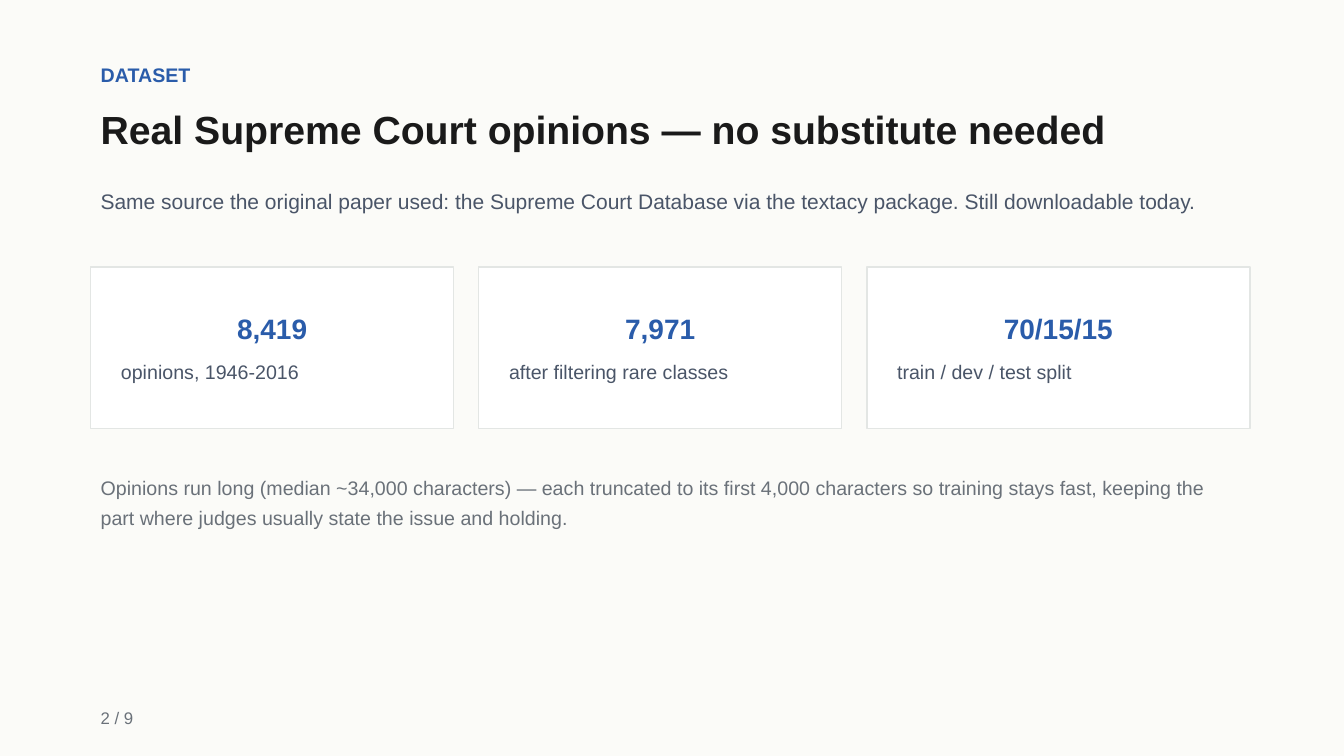
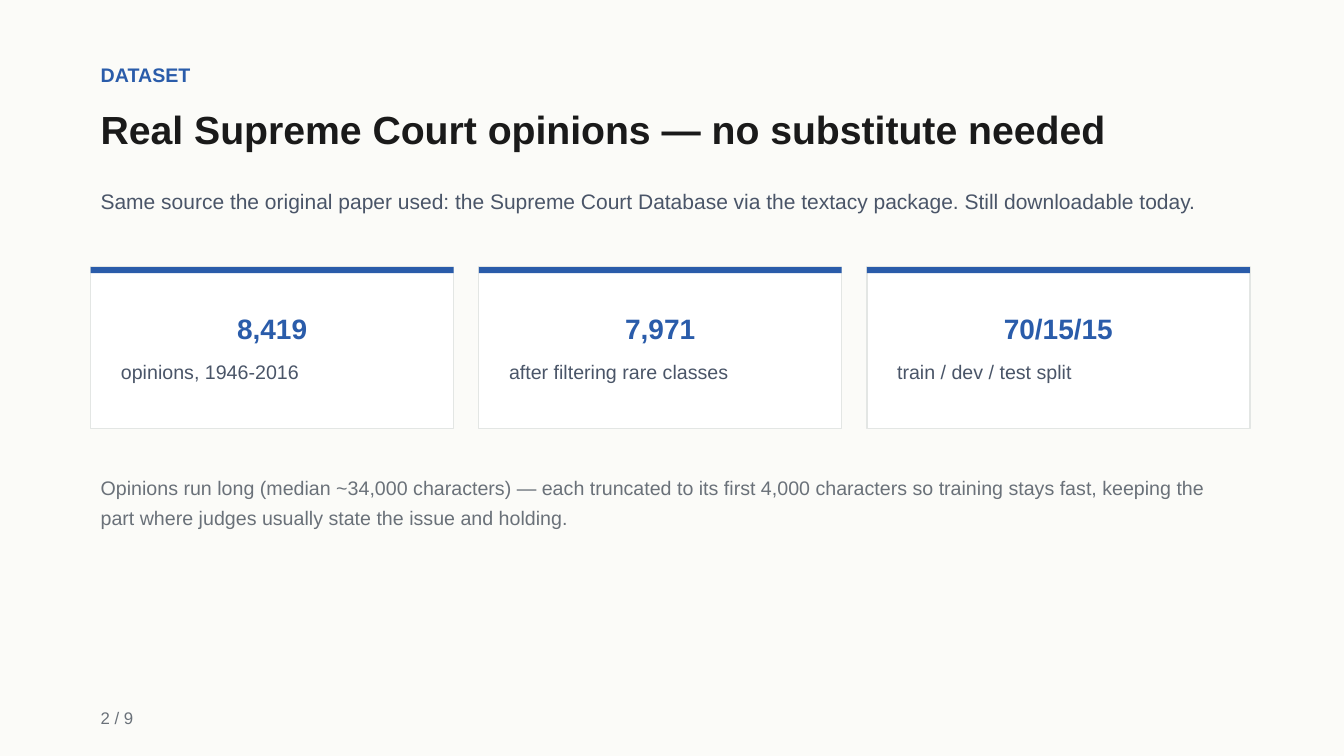
Before and after one commit to amogh-herle/ML-MINI-PROJECT, a slide deck: slide 3 of report/slides.pptx. Drawn at 1344x756 pixels with LibreOffice and Linux fonts; fonts in the diff are those of the drawing. Boxes give left, top, right and bottom in pixels: in the first picture for what was removed or moved away, otherwise in the second. Text is boxed around its words. In the diff, an @@ line names an element or a change of style, - is before the commit and + after.

```diff
--- a/report/slides.pptx
+++ b/report/slides.pptx
@@ rectangle added at <box>91,267,454,273</box>, fill #2A5CAA @@
@@ rectangle added at <box>479,267,842,273</box>, fill #2A5CAA @@
@@ rectangle added at <box>867,267,1250,273</box>, fill #2A5CAA @@
```
Also in this commit, not shown: 8 other slides changed, 5 other files.
